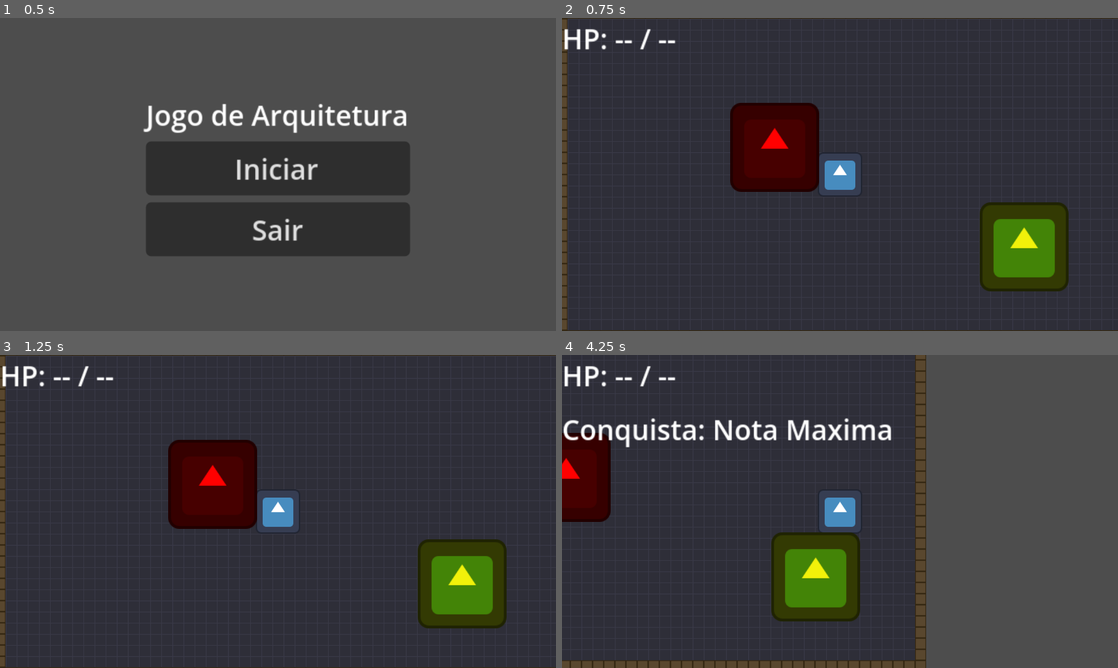
Above: before the commit, frames 1-4 (two rows, left to right).
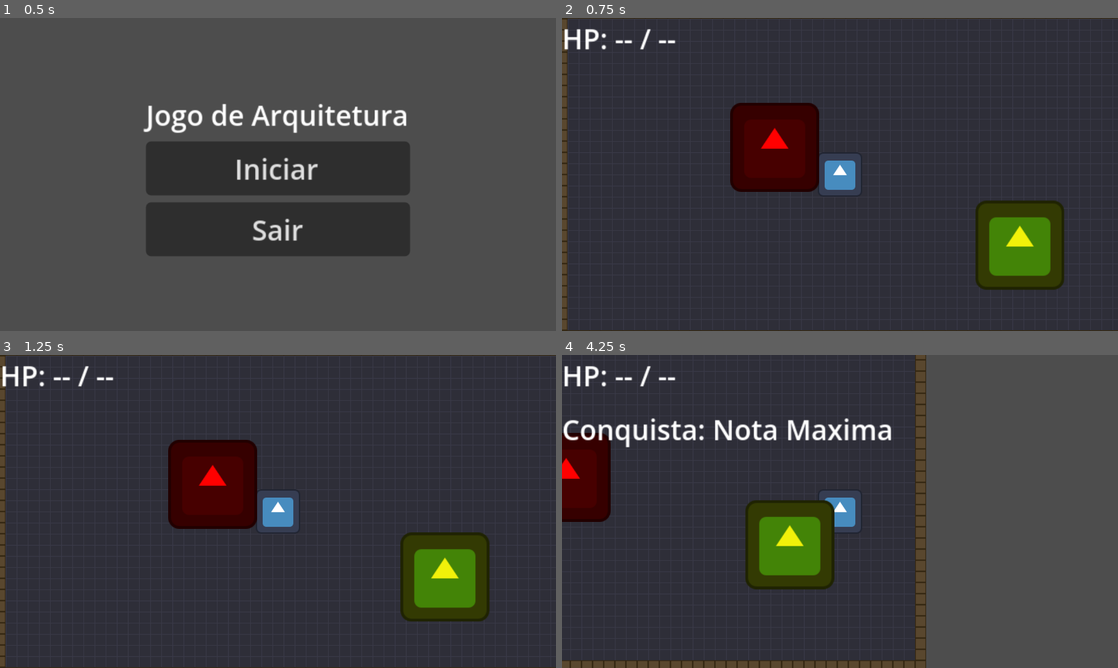
Above: after the commit, the same moments.

Repository: UnBArqDsw2026-1-Turma02/2026.1-T02_G1_MadDev_Entrega_03
Game: Godot game, scene res://scenes/ui/main_menu.tscn
The game is run twice, just before and just after one commit, with the same random seed, the same clock (stepped at 60 frames per second) and the same inputs. The engine's default icon, where the game draws it, is replaced by a stand-in: a white triangle on a blue panel in a dark square.
Inputs (mouse positions are in pixels of both pictures, inside the frame that each line leads up to):
- Up to frame 1 (0.5 s): no input
- Up to frame 2 (0.75 s): click "Iniciar" at 0.5 s
- Up to frame 3 (1.25 s): no input
- Up to frame 4 (4.25 s): tap Enter at 1.25 s; move the mouse to (962, 495) at 1.27 s; press the mouse at (962, 495) at 1.28 s; hold D (move_right) 1.28-2.03 s; tap K at 1.55, 2.1 s; move the mouse to (728, 527) at 2.02 s; release the mouse at (728, 527) at 2.03 s; hold S (move_down) 2.03-2.78 s; tap I at 2.3, 2.85 s; move the mouse to (895, 442) at 2.77 s; hold D (move_right) 2.78-3.53 s; tap R at 3.05, 3.6 s; move the mouse to (812, 574) at 3.52 s; hold W (move_up) from 3.53 s (still down); tap P at 3.8 s

Frame 1 is identical in both runs. In frame 2, 1.2% of the frame differs, in the area x 74-92%, y 58-88%; in frame 3, 3.9%; in frame 4, 6.3%, in the area x 33-54%, y 46-86%.

Commit message:
Correcao do PR

Diff:
--- a/jogo/project.godot
+++ b/jogo/project.godot
@@ -67,6 +67,11 @@
 "events": [Object(InputEventKey,"resource_local_to_scene":false,"resource_name":"","device":-1,"window_id":0,"alt_press …(191 unchanged characters)…
 ]
 }
+shoot={
+"deadzone": 0.2,
+"events": [Object(InputEventMouseButton,"resource_local_to_scene":false,"resource_name":"","device":-1,"window_id":0,"alt_pressed":false,"shift_pressed":false,"ctrl_pressed":false,"meta_pressed":false,"button_index":1,"factor":1.0,"pressed":false,"script":null)
+]
+}
 
 [layer_names]
 
--- a/jogo/scenes/enemies/enemy.tscn
+++ b/jogo/scenes/enemies/enemy.tscn
@@ -4,7 +4,7 @@
 [ext_resource type="Texture2D" uid="uid://bh6qb37fqp2vc" path="res://icon.svg" id="2_8e3ao"]
 
 [sub_resource type="CircleShape2D" id="Shape_enemy"]
-radius = 8.0
+radius = 61.294373
 
 [node name="Enemy" type="CharacterBody2D" unique_id=647062463]
 collision_layer = 4
--- a/jogo/scenes/enemies/enemy_ranged.tscn
+++ b/jogo/scenes/enemies/enemy_ranged.tscn
@@ -1,15 +1,15 @@
 [gd_scene format=3 uid="uid://cjmvr30banf21"]
 
-[ext_resource type="Script" uid="uid://cne5a4y2x7b1m" path="res://scripts/enemies/enemy_base.gd" id="1_e33yw"]
+[ext_resource type="Script" uid="uid://dixe1hl7b0opk" path="res://scripts/enemies/enemy_ranged.gd" id="1_ranged"]
 [ext_resource type="Texture2D" uid="uid://bh6qb37fqp2vc" path="res://icon.svg" id="2_y38ht"]
 
 [sub_resource type="CircleShape2D" id="Shape_enemy"]
-radius = 8.0
+radius = 60.827625
 
 [node name="Enemy" type="CharacterBody2D" unique_id=647062463]
 collision_layer = 4
 collision_mask = 2
-script = ExtResource("1_e33yw")
+script = ExtResource("1_ranged")
 max_health = 20
 attack_damage = 3
 move_speed = 40.0
--- a/jogo/scenes/projectiles/projectile.tscn
+++ b/jogo/scenes/projectiles/projectile.tscn
@@ -1,18 +1,21 @@
 [gd_scene format=3 uid="uid://bp5dr5evpsjdx"]
 
 [ext_resource type="Script" uid="uid://o3cq4dvg2icw" path="res://scripts/projectiles/projectile_base.gd" id="1_script"]
+[ext_resource type="Texture2D" uid="uid://bh6qb37fqp2vc" path="res://icon.svg" id="2_wndne"]
 
 [sub_resource type="CircleShape2D" id="Shape_projectile"]
 radius = 4.0
 
 [node name="Projectile" type="Area2D" unique_id=1616949144]
 collision_layer = 8
-collision_mask = 4
+collision_mask = 6
 script = ExtResource("1_script")
 
 [node name="Sprite2D" type="Sprite2D" parent="." unique_id=2113159332]
+scale = Vector2(0.046875, 0.046875)
+texture = ExtResource("2_wndne")
 
 [node name="CollisionShape2D" type="CollisionShape2D" parent="." unique_id=1738788655]
 shape = SubResource("Shape_projectile")
 
-[connection signal="body_exited" from="." to="." method="apply_damage_to"]
+[connection signal="body_entered" from="." to="." method="apply_damage_to"]
--- a/jogo/scenes/test_pool.gd
+++ b/jogo/scenes/test_pool.gd
@@ -27,8 +27,8 @@
 	# Mostra status após disparos
 	print("Após disparos: ", pool.get_pool_status())
 
-	# Aguarda 2 segundos para os projéteis morrerem
-	await get_tree().create_timer(2.0).timeout
+	# Aguarda além do lifetime (3.0s) para garantir que os projéteis retornaram ao pool
+	await get_tree().create_timer(4.0).timeout
 
 	# Mostra status final (projéteis devem ter voltado ao pool)
-	print("Após 2 segundos: ", pool.get_pool_status())
+	print("Após 4 segundos: ", pool.get_pool_status())
--- a/jogo/scenes/world/test_room.tscn
+++ b/jogo/scenes/world/test_room.tscn
@@ -8,8 +8,7 @@
 [ext_resource type="PackedScene" uid="uid://bpausemenu001" path="res://scenes/ui/pause_menu.tscn" id="6_pause"]
 [ext_resource type="Script" uid="uid://dsawei2qls5mw" path="res://scripts/enemies/basic_enemy_spawner.gd" id="7_6s7be"]
 [ext_resource type="Script" uid="uid://c7lt8ue0cwaui" path="res://scripts/enemies/ranged_enemy_spawner.gd" id="7_u3u0o"]
-[ext_resource type="Script" uid="uid://cyeaw60efjvl4" path="res://scripts/world/projectile_pool.gd" id="8_vnu35"]
-[ext_resource type="Script" uid="uid://lr14jljvcf4l" path="res://scenes/test_pool.gd" id="9_wb54u"]
+[ext_resource type="Script" uid="uid://bdpmnpb2mo3c2" path="res://scripts/world/projectile_pool.gd" id="8_vnu35"]
 
 [node name="TestRoom" type="Node2D" unique_id=2062937570]
 
@@ -17,8 +16,9 @@
 tile_map_data = PackedByteArray("AAAIAAcAAAAAAAAAAADw//n/AQAAAAAAAADw//r/AQAAAAAAAADw//v/AQAAAAAAAADw//z/AQAAAAAAAADw// …(24880 unchanged characters)…
 tile_set = ExtResource("1_tileset")
 
-[node name="Player" parent="." unique_id=773527581 instance=ExtResource("2_player")]
+[node name="Player" parent="." unique_id=773527581 node_paths=PackedStringArray("projectile_pool") instance=ExtResource("2_player")]
 position = Vector2(152, 112)
+projectile_pool = NodePath("../ProjectilePool")
 
 [node name="HUD" type="CanvasLayer" parent="." unique_id=1291745636]
 
@@ -42,10 +42,6 @@
 [node name="ProjectilePool" type="Node" parent="." unique_id=135487366]
 script = ExtResource("8_vnu35")
 
-[node name="TestPool" type="Node" parent="." unique_id=1154113550 node_paths=PackedStringArray("pool")]
-script = ExtResource("9_wb54u")
-pool = NodePath("../ProjectilePool")
-
 [node name="spawn" type="Node2D" parent="." unique_id=1541222538]
 position = Vector2(417, 216)
 script = ExtResource("7_u3u0o")
--- a/jogo/scripts/autoloads/achievement_manager.gd
+++ b/jogo/scripts/autoloads/achievement_manager.gd
@@ -28,16 +28,12 @@
 	match event.keycode:
 		KEY_K:
 			SignalBus.enemy_died.emit(self)
-			print("Debug Achievement: inimigo derrotado")
 		KEY_I:
 			SignalBus.item_picked_up.emit({"name": "Debug Item"})
-			print("Debug Achievement: item coletado")
 		KEY_R:
 			SignalBus.room_cleared.emit()
-			print("Debug Achievement: sala concluida")
 		KEY_P:
 			GameManager.add_score(100)
-			print("Debug Achievement: 100 pontos adicionados")
 
 
 func get_all_achievements() -> Array[Achievement]:
--- a/jogo/scripts/autoloads/game_mediator.gd
+++ b/jogo/scripts/autoloads/game_mediator.gd
@@ -17,8 +17,6 @@
 
 func _ready() -> void:
 	_register_signal_bus_bridge()
-	#if OS.is_debug_build():
-		#assert(debug_test_unregister(), "GameMediator.unregister nao removeu o handler.")
 
 
 func notify(sender: Object, event: StringName, data: Dictionary = {}) -> void:
@@ -52,18 +50,6 @@
 	callbacks.erase(callback)
 	if callbacks.is_empty():
 		_handlers.erase(event)
-
-
-func debug_test_unregister() -> bool:
-	var received_count: int = 0
-	var callback := func(_sender: Object, _event: StringName, _data: Dictionary) -> void:
-		received_count += 1
-
-	register(&"debug_unregister_test", callback)
-	notify(self, &"debug_unregister_test")
-	unregister(&"debug_unregister_test", callback)
-	notify(self, &"debug_unregister_test")
-	return received_count == 1
 
 
 func _register_signal_bus_bridge() -> void:
--- a/jogo/scripts/enemies/enemy_base.gd
+++ b/jogo/scripts/enemies/enemy_base.gd
@@ -2,6 +2,7 @@
 ## State Pattern   — subclasses implementarão estados de IA.
 ## Observer Pattern — emite eventos via GameMediator.
 ## Chain of Responsibility — take_damage() será o ponto de entrada da cadeia de dano.
+class_name EnemyBase
 extends CharacterBody2D
 
 # ---------------------------------------------------------------------------
--- /dev/null
+++ b/jogo/scripts/enemies/enemy_ranged.gd
@@ -0,0 +1,62 @@
+## Factory/Strategy Pattern — inimigo de longa distância.
+## Sobrescreve _get_move_direction() para manter distância do player (Strategy).
+## Dispara projéteis via Object Pool sem criar/destruir nós.
+class_name EnemyRanged
+extends EnemyBase
+
+# ---------------------------------------------------------------------------
+# Configuração exportada
+# ---------------------------------------------------------------------------
+@export var shoot_interval: float = 2.0
+@export var preferred_distance: float = 150.0
+
+# ---------------------------------------------------------------------------
+# Estado interno
+# ---------------------------------------------------------------------------
+var _shoot_timer: float = 0.0
+var _player: Node2D = null
+var _pool: ProjectilePool = null
+
+
+# ---------------------------------------------------------------------------
+# Lifecycle
+# ---------------------------------------------------------------------------
+func _ready() -> void:
+	super._ready()
+	_player = get_tree().get_first_node_in_group("player") as Node2D
+	var pools := get_tree().get_nodes_in_group("projectile_pool")
+	if pools.size() > 0:
+		_pool = pools[0] as ProjectilePool
+
+
+# ---------------------------------------------------------------------------
+# Strategy — mantém distância preferida do player
+# ---------------------------------------------------------------------------
+func _get_move_direction() -> Vector2:
+	if _player == null:
+		return Vector2.ZERO
+	var dist: float = global_position.distance_to(_player.global_position)
+	var to_player: Vector2 = global_position.direction_to(_player.global_position)
+	if dist > preferred_distance:
+		return to_player
+	elif dist < preferred_distance * 0.7:
+		return -to_player
+	return Vector2.ZERO
+
+
+# ---------------------------------------------------------------------------
+# Disparo — acumula timer e dispara via pool
+# ---------------------------------------------------------------------------
+func _physics_process(delta: float) -> void:
+	if _is_dead:
+		return
+	_shoot_timer += delta
+	if _shoot_timer >= shoot_interval and _player != null and _pool != null:
+		_shoot_timer = 0.0
+		_shoot()
+	super._physics_process(delta)
+
+
+func _shoot() -> void:
+	var dir: Vector2 = global_position.direction_to(_player.global_position)
+	_pool.get_projectile(global_position, dir, self)
--- a/jogo/scripts/player/player.gd
+++ b/jogo/scripts/player/player.gd
@@ -1,5 +1,6 @@
 ## Command/Adapter Pattern — leitura de input separada da execução de movimento.
 ## Observer Pattern  — eventos publicados via GameMediator notificam sistemas interessados.
+## Object Pool      — disparo de projéteis via ProjectilePool (sem instantiate/queue_free).
 extends CharacterBody2D
 
 # ---------------------------------------------------------------------------
@@ -18,6 +19,14 @@
 @export var defense: int = 0
 
 var current_health: int = max_health
+
+# ---------------------------------------------------------------------------
+# Object Pool — pool de projéteis do player
+# ---------------------------------------------------------------------------
+@export var projectile_pool: ProjectilePool
+@export var shoot_cooldown: float = 0.3
+
+var _shoot_timer: float = 0.0
 
 # ---------------------------------------------------------------------------
 # Slots de equipamento (Decorator / Iterator)
@@ -45,11 +54,12 @@
 # Lifecycle
 # ---------------------------------------------------------------------------
 func _ready() -> void:
+	add_to_group("player")
 	current_health = max_health
 	SignalBus.player_health_changed.emit(current_health, max_health)
 
 
-func _physics_process(_delta: float) -> void:
+func _physics_process(delta: float) -> void:
 	if _is_dashing:
 		move_and_slide()
 		return
@@ -59,6 +69,12 @@
 
 	if _read_dash_input() and _can_dash:
 		_execute_dash()
+
+	if _shoot_timer > 0.0:
+		_shoot_timer -= delta
+
+	if _read_shoot_input() and _shoot_timer <= 0.0:
+		_shoot()
 
 	move_and_slide()
 
@@ -74,6 +90,10 @@
 	return Input.is_action_just_pressed("dash")
 
 
+func _read_shoot_input() -> bool:
+	return Input.is_action_pressed("shoot")
+
+
 # ---------------------------------------------------------------------------
 # Command — execução do dash isolada da leitura de input
 # ---------------------------------------------------------------------------
@@ -86,6 +106,17 @@
 	_is_dashing = false
 	await get_tree().create_timer(dash_cooldown).timeout
 	_can_dash = true
+
+
+# ---------------------------------------------------------------------------
+# Object Pool — disparo via pool de projéteis na direção do mouse
+# ---------------------------------------------------------------------------
+func _shoot() -> void:
+	if projectile_pool == null:
+		return
+	var dir: Vector2 = (get_global_mouse_position() - global_position).normalized()
+	projectile_pool.get_projectile(global_position, dir, self)
+	_shoot_timer = shoot_cooldown
 
 
 # ---------------------------------------------------------------------------
--- a/jogo/scripts/projectiles/projectile_base.gd
+++ b/jogo/scripts/projectiles/projectile_base.gd
@@ -12,12 +12,14 @@
 var direction: Vector2 = Vector2.RIGHT
 var _elapsed: float = 0.0
 var _pool: Node = null
+var _shooter: Node = null
 
 
 # ---------------------------------------------------------------------------
 # Object Pool — interface pública de ativação/desativação
 # ---------------------------------------------------------------------------
 func enable(spawn_position: Vector2, spawn_direction: Vector2) -> void:
+	_shooter = null  # limpa referência ao reutilizar do pool
 	global_position = spawn_position
 	direction = spawn_direction.normalized()
 	_elapsed = 0.0
@@ -28,27 +30,32 @@
 
 
 func disable() -> void:
-	print("Projétil ", name, " desativado! Pool: ", _pool != null)
+	# Evita double-call: pool já define process_mode = DISABLED ao desativar.
+	# Isso também protege contra chamada dupla em colisão simultânea com timeout.
+	if process_mode == Node.PROCESS_MODE_DISABLED:
+		return
 	hide()
 	set_process(false)
 	monitoring = false
 	monitorable = false
-
 	if _pool != null and _pool.has_method("return_projectile"):
-		print("Chamando return_projectile para ", name)
 		_pool.return_projectile(self)
-	else:
-		print("ERRO: Pool não encontrado ou método inexistente!")
 
 
 func set_pool(pool: Node) -> void:
 	_pool = pool
-	print("Projétil ", name, " conectado ao pool")  # DEBUG
+
+
+func set_shooter(shooter: Node) -> void:
+	_shooter = shooter
+
 
 # ---------------------------------------------------------------------------
 # Movimento e lifetime
 # ---------------------------------------------------------------------------
 func _ready() -> void:
+	# O pool desativa via process_mode antes de add_child, então o guard
+	# em disable() retorna imediatamente sem chamar return_projectile.
 	disable()
 
 
@@ -56,7 +63,6 @@
 	position += direction * speed * delta
 	_elapsed += delta
 	if _elapsed >= lifetime:
-		print("Projétil ", name, " expirou!")  # DEBUG
 		disable()
 
 
@@ -64,6 +70,10 @@
 # Colisão — conecte body_entered ou area_entered via inspetor
 # ---------------------------------------------------------------------------
 func apply_damage_to(target: Node) -> void:
+	if target == _shooter:
+		return
 	if target.has_method("take_damage"):
 		target.take_damage(damage)
-	disable()
+	# Não chamar disable() diretamente aqui: sinais de colisão rodam durante o
+	# passo físico e o engine trava modificações em monitoring/process_mode.
+	call_deferred("disable")
--- a/jogo/scripts/resources/student_profile.gd
+++ b/jogo/scripts/resources/student_profile.gd
@@ -30,8 +30,6 @@
 # Utilitários
 # ---------------------------------------------------------------------------
 func apply_to(player: Node) -> void:
-	if player.has_method("take_damage"):
-		pass  # ponto de extensão — chamado pelo GameManager ao iniciar a run
 	if player.get("max_health") != null:
 		player.max_health = roundi(player.max_health * base_hp_modifier)
 		player.current_health = player.max_health
--- a/jogo/scripts/world/projectile_pool.gd
+++ b/jogo/scripts/world/projectile_pool.gd
@@ -14,13 +14,13 @@
 # Pool interno
 # ---------------------------------------------------------------------------
 var _pool: Array[Area2D] = []
-var _active_count: int = 0
 
 
 # ---------------------------------------------------------------------------
 # Inicialização
 # ---------------------------------------------------------------------------
 func _ready() -> void:
+	add_to_group("projectile_pool")
 	_preload_projectiles()
 
 
@@ -29,30 +29,25 @@
 		var projectile = _create_projectile()
 		_pool.append(projectile)
 		add_child(projectile)
-
 	print("ProjectilePool: ", pool_size, " projéteis pré-criados")
 
 
 func _create_projectile() -> Area2D:
 	var projectile: Area2D = projectile_scene.instantiate()
 	projectile.name = "Projectile_" + str(_pool.size())
-
-	# Passa a referência do pool para o projétil
 	if projectile.has_method("set_pool"):
 		projectile.set_pool(self)
-
 	_disable_projectile(projectile)
 	return projectile
 
 
 # ---------------------------------------------------------------------------
-# Desativa um projétil
+# Desativa um projétil (sem queue_free)
 # ---------------------------------------------------------------------------
 func _disable_projectile(projectile: Area2D) -> void:
 	projectile.process_mode = Node.PROCESS_MODE_DISABLED
 	projectile.visible = false
 	projectile.set_process(false)
-
 	if projectile.has_method("set_monitoring"):
 		projectile.set_monitoring(false)
 		projectile.set_monitorable(false)
@@ -65,11 +60,9 @@
 	projectile.process_mode = Node.PROCESS_MODE_INHERIT
 	projectile.visible = true
 	projectile.set_process(true)
-
 	if projectile.has_method("set_monitoring"):
 		projectile.set_monitoring(true)
 		projectile.set_monitorable(true)
-
 	if projectile.has_method("enable"):
 		projectile.enable(position, direction)
 
@@ -77,22 +70,22 @@
 # ---------------------------------------------------------------------------
 # Método público: pega um projétil do pool
 # ---------------------------------------------------------------------------
-func get_projectile(position: Vector2, direction: Vector2) -> Area2D:
-	# Procura um projétil inativo
+func get_projectile(position: Vector2, direction: Vector2, shooter: Node = null) -> Area2D:
 	for projectile in _pool:
 		if projectile.process_mode == Node.PROCESS_MODE_DISABLED:
 			_enable_projectile(projectile, position, direction)
-			_active_count += 1
+			if shooter != null and projectile.has_method("set_shooter"):
+				projectile.set_shooter(shooter)
 			return projectile
 
-	# Se não encontrou e auto_expand está ativo, cria um novo
 	if auto_expand:
 		print("ProjectilePool: expandindo pool (", _pool.size() + 1, ")")
 		var new_projectile = _create_projectile()
 		_pool.append(new_projectile)
 		add_child(new_projectile)
 		_enable_projectile(new_projectile, position, direction)
-		_active_count += 1
+		if shooter != null and new_projectile.has_method("set_shooter"):
+			new_projectile.set_shooter(shooter)
 		return new_projectile
 
 	push_warning("ProjectilePool: sem projéteis disponíveis!")
@@ -103,22 +96,22 @@
 # Devolve um projétil ao pool
 # ---------------------------------------------------------------------------
 func return_projectile(projectile: Area2D) -> void:
-	print("return_projectile chamado para: ", projectile.name)
-
 	if projectile in _pool:
-		print("Projétil encontrado no pool, desativando...")
 		_disable_projectile(projectile)
-		_active_count = max(0, _active_count - 1)
-		print("Novo active_count: ", _active_count)
 	else:
 		push_error("ProjectilePool: projétil não pertence a este pool!")
 
+
 # ---------------------------------------------------------------------------
-# Status do pool
+# Status do pool — contagem derivada do estado real dos projéteis
 # ---------------------------------------------------------------------------
 func get_pool_status() -> Dictionary:
+	var active: int = 0
+	for p in _pool:
+		if p.process_mode != Node.PROCESS_MODE_DISABLED:
+			active += 1
 	return {
 		"total": _pool.size(),
-		"active": _active_count,
-		"available": _pool.size() - _active_count
+		"active": active,
+		"available": _pool.size() - active
 	}
